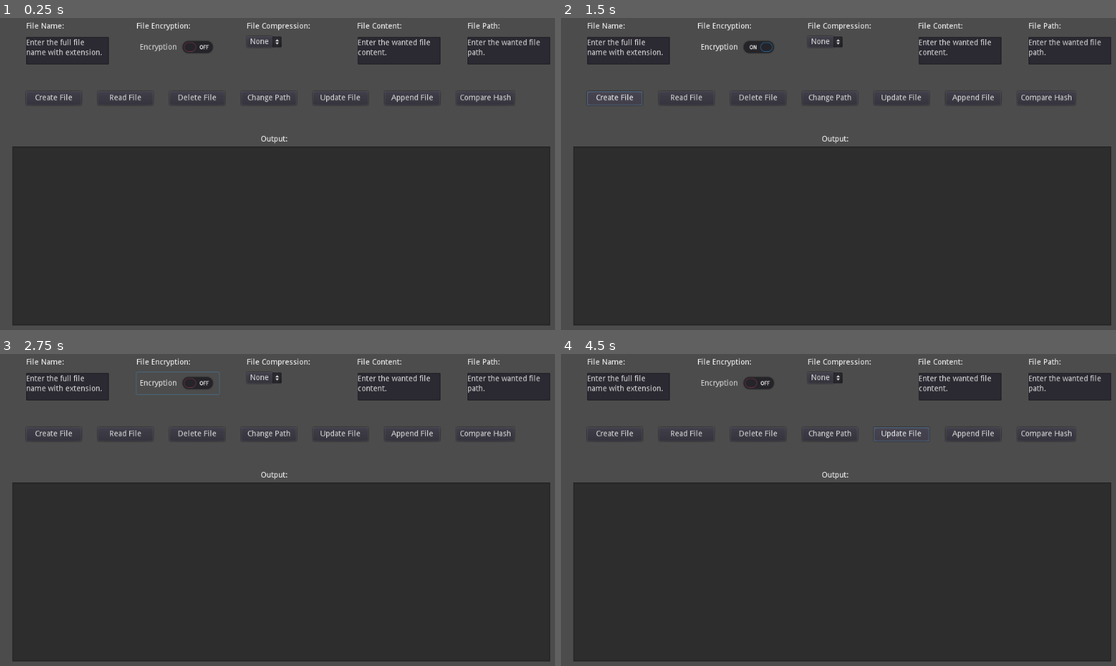
Above: before the commit, frames 1-4 (two rows, left to right).
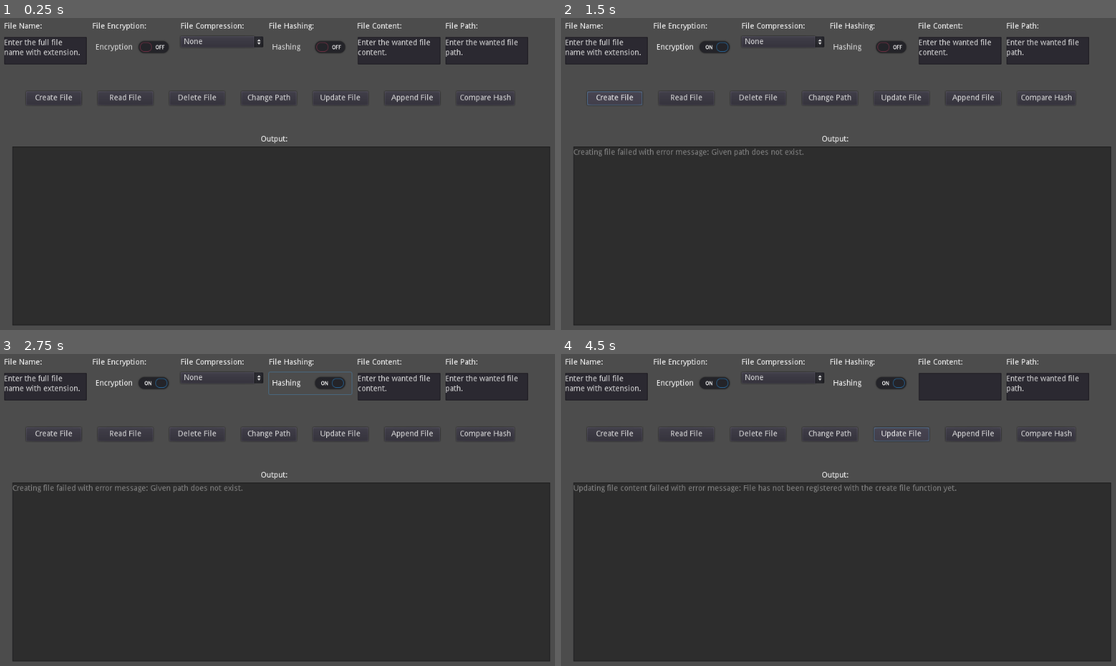
Above: after the commit, the same moments.

Repository: MathewHDYT/Godot-Data-Manager
Game: Godot game, scene res://Scenes/Main.tscn
The game is run twice, just before and just after one commit, with the same random seed, the same clock (stepped at 60 frames per second) and the same inputs.
Inputs:
- Up to frame 1 (0.25 s): no input
- Up to frame 2 (1.5 s): click "Encryption" at 0.5 s; click "Create File" at 1.25 s
- Up to frame 3 (2.75 s): click "Encryption" (after the commit: "Hashing") at 2 s
- Up to frame 4 (4.5 s): click "Read File" at 2.75 s; click "Change Path" at 3.5 s; click "Update File" at 4.25 s

The runs differ from the first frame. In frame 1, 3.0% of the frame differs, in the area x 0-100%, y 1-15%; in frame 2, 3.3%; in frame 3, 3.5%; in frame 4, 3.7%, in the area x 0-100%, y 1-45%.
Error before the commit: Invalid set index 'text' (on base: 'TextEdit') with value of type 'Array'. (res://Scripts/MethodCall.gd:31)

Commit message:
Adding toggle to hash the file and fixed issues with file hashing

Diff:
--- a/Scenes/Main.tscn
+++ b/Scenes/Main.tscn
@@ -10,9 +10,9 @@
 [node name="FileNameInput" type="Node" parent="Input"]
 
 [node name="RichTextLabel" type="RichTextLabel" parent="Input/FileNameInput"]
-margin_left = 50.0
-margin_top = 25.0
-margin_right = 200.0
+margin_left = 10.0
+margin_top = 25.0
+margin_right = 160.0
 margin_bottom = 38.7401
 text = "File Name:"
 scroll_active = false
@@ -21,9 +21,9 @@
 }
 
 [node name="TextEdit" type="TextEdit" parent="Input/FileNameInput"]
-margin_left = 50.0
+margin_left = 10.0
 margin_top = 50.7937
-margin_right = 200.0
+margin_right = 160.0
 margin_bottom = 100.794
 text = "Enter the full file name with extension."
 wrap_enabled = true
@@ -34,9 +34,9 @@
 [node name="EncryptionInput" type="Node" parent="Input"]
 
 [node name="RichTextLabel" type="RichTextLabel" parent="Input/EncryptionInput"]
-margin_left = 250.0
-margin_top = 25.0
-margin_right = 400.0
+margin_left = 170.0
+margin_top = 25.0
+margin_right = 320.0
 margin_bottom = 38.7401
 text = "File Encryption:"
 scroll_active = false
@@ -45,9 +45,9 @@
 }
 
 [node name="CheckButton" type="CheckButton" parent="Input/EncryptionInput"]
-margin_left = 250.0
+margin_left = 170.0
 margin_top = 50.0
-margin_right = 400.0
+margin_right = 320.0
 margin_bottom = 90.0
 text = "Encryption"
 __meta__ = {
@@ -57,9 +57,9 @@
 [node name="CompressionModeInput" type="Node" parent="Input"]
 
 [node name="RichTextLabel" type="RichTextLabel" parent="Input/CompressionModeInput"]
-margin_left = 450.0
-margin_top = 25.0
-margin_right = 600.0
+margin_left = 330.0
+margin_top = 25.0
+margin_right = 480.0
 margin_bottom = 38.7401
 text = "File Compression:"
 scroll_active = false
@@ -68,9 +68,34 @@
 }
 
 [node name="OptionButton" type="OptionButton" parent="Input/CompressionModeInput"]
-margin_left = 450.0
+margin_left = 330.0
 margin_top = 50.0
+margin_right = 480.0
+margin_bottom = 70.0
 text = "Compression Mode"
+__meta__ = {
+"_edit_use_anchors_": false
+}
+
+[node name="HashingInput" type="Node" parent="Input"]
+
+[node name="RichTextLabel" type="RichTextLabel" parent="Input/HashingInput"]
+margin_left = 490.0
+margin_top = 25.0
+margin_right = 640.0
+margin_bottom = 38.7401
+text = "File Hashing:"
+scroll_active = false
+__meta__ = {
+"_edit_use_anchors_": false
+}
+
+[node name="CheckButton" type="CheckButton" parent="Input/HashingInput"]
+margin_left = 490.0
+margin_top = 50.0
+margin_right = 640.0
+margin_bottom = 90.0
+text = "Hashing"
 __meta__ = {
 "_edit_use_anchors_": false
 }
@@ -102,9 +127,9 @@
 [node name="FilePathInput" type="Node" parent="Input"]
 
 [node name="RichTextLabel" type="RichTextLabel" parent="Input/FilePathInput"]
-margin_left = 850.0
-margin_top = 25.0
-margin_right = 1000.0
+margin_left = 810.0
+margin_top = 25.0
+margin_right = 960.0
 margin_bottom = 38.7401
 text = "File Path:"
 scroll_active = false
@@ -113,9 +138,9 @@
 }
 
 [node name="TextEdit" type="TextEdit" parent="Input/FilePathInput"]
-margin_left = 850.0
+margin_left = 810.0
 margin_top = 50.7937
-margin_right = 1000.0
+margin_right = 960.0
 margin_bottom = 100.794
 text = "Enter the wanted file path."
 wrap_enabled = true
@@ -216,7 +241,6 @@
 __meta__ = {
 "_edit_use_anchors_": false
 }
-
 [connection signal="pressed" from="Buttons/CreateFile" to="." method="_on_CreateFile_pressed"]
 [connection signal="pressed" from="Buttons/ReadFile" to="." method="_on_ReadFile_pressed"]
 [connection signal="pressed" from="Buttons/DeleteFile" to="." method="_on_DeleteFile_pressed"]
--- a/Scripts/DataManager.gd
+++ b/Scripts/DataManager.gd
@@ -20,10 +20,9 @@
         err = ERR_FILE_BAD_PATH
         return err
     var file_hash := ""
-    # Add data of the newly created file to the dictionary.
-    var file_data := FileData.new(file_path, file_hash, encryption, compression);
-    _add_to_dictionary(file_name, file_data)
-    err = _check_file(file_path)
+    # Add data of the newly created file to a file data instance.
+    var file_data := FileData.new(file_path, file_hash, encryption, compression)
+    err = _check_file(file_path)[1]
     if (err != OK):
         return err
     if (encryption && compression >= 0):
@@ -33,6 +32,8 @@
     # Check if the file should be hashed.
     if (hashing):
         file_data.set_file_hash(_get_file_hash(file_path))
+    # Add file data instance to the dictionary, after the hash has been updated if needed.
+    _add_to_dictionary(file_name, file_data)
     return err
 
 # Returns the text from the given file. Returns an empty string,
@@ -49,7 +50,7 @@
         return [content, err]
     # Check if hashing is enabled and we therefore saved the latest hash in file_data.
     # Check if the hash is still the same or if it was changed.
-    if (file_data.get_file_hash() != "" && !compare_hash(file_name)):
+    if (file_data.get_file_hash() != "" && !compare_hash(file_name)[0]):
         # If it was don't read our given content from the file.
         err = ERR_FILE_CORRUPT
         return [content, err]
@@ -93,7 +94,7 @@
     var name = file_data.get_file_path().split("/")[-1]
     var file_path = directory_path + name
     # Check if the file exists already at the given path.
-    err = _check_file(file_path)
+    err = _check_file(file_path)[1]
     if (err != OK):
         return err
     # Move the file to its new location and adjust the file_path to the new value.
@@ -158,27 +159,26 @@
 
 # Deletes the given file and unregisters it.
 # file_name (String): Name of the given file that should be deleted.
-func delete_file(file_name : String) -> Array:
-    var err := OK
-    var success := false
-    var result := _get_file_data(file_name)
-    var file_data = result[0]
-    err = result[1]
-    if (err != OK):
-        return [success, err]
-    err = _check_file(file_data.get_file_path(), true)
-    if (err != OK):
-        return [success, err]
+func delete_file(file_name : String) -> int:
+    var err := OK
+    var result := _get_file_data(file_name)
+    var file_data = result[0]
+    err = result[1]
+    if (err != OK):
+        return err
+    err = _check_file(file_data.get_file_path(), true)[1]
+    if (err != OK):
+        return err
     var dir := Directory.new()
     err = dir.remove(file_data.get_file_path())
     if (err != OK):
-        return [success, err]
+        return err
     err = dir.remove(FILEDATA_DICTIONARY + file_name + FILEDATA_FILE)
     if (err != OK):
-        return [success, err]
-    success = _remove_from_dictionary(file_name)
+        return err
+    err = _remove_from_dictionary(file_name)
     _update_file_names()
-    return [success, err]
+    return err
 
 #-----------------------------------------------------------------------------
 # Private
@@ -240,7 +240,8 @@
 # Called when the game is started.
 func _ready() -> void:
     # Check if there has been a previous game session, with saved game files.
-    if (!_check_file(DICTIONARY_KEY_FILE, true)):
+    var file_exists = _check_file(DICTIONARY_KEY_FILE, true)[0]
+    if (not file_exists):
         # If there wasn't we need to create the file initially.
         _update_file_names()
     else:
@@ -259,7 +260,7 @@
 
 # Checks if the file at the given location exists and returns an error,
 # if the expected result is different then the actual result.
-func _check_file(file_path : String, file_exists := false) -> int:
+func _check_file(file_path : String, file_exists := false) -> Array:
     var err := OK
     var file := File.new()
     var result := file.file_exists(file_path)
@@ -269,7 +270,7 @@
             err = ERR_ALREADY_EXISTS
         else:
             err = ERR_DOES_NOT_EXIST
-    return err
+    return [result, err]
 
 # Add the given FileData to the dictionary, where the value is the FileData and the key is our file name
 func _add_to_dictionary(file_name : String, file_data : FileData) -> void:
@@ -278,11 +279,15 @@
     _update_file_names()
 
 # Removes the entry from our dictonary with the given key.
-func _remove_from_dictionary(file_name : String) -> bool:
+func _remove_from_dictionary(file_name : String) -> int:
+    var err := OK
     # Remove the data from the dictionary.
     var success := _file_dictionary.erase(file_name)
+    if (not success):
+        err = ERR_CANT_RESOLVE
+        return err
     _update_file_names()
-    return success
+    return err
 
 # Updates the save file that contains our dictionary data.
 func _update_file_names() -> void:
--- a/Scripts/MethodCall.gd
+++ b/Scripts/MethodCall.gd
@@ -2,6 +2,7 @@
 
 onready var _compression_mode := $Input/CompressionModeInput/OptionButton
 onready var _encryption := $Input/EncryptionInput/CheckButton
+onready var _hashing := $Input/HashingInput/CheckButton
 onready var _file_name := $Input/FileNameInput/TextEdit
 onready var _file_content := $Input/FileContentInput/TextEdit
 onready var _file_path := $Input/FilePathInput/TextEdit
@@ -15,47 +16,114 @@
     _compression_mode.add_item("Gzip", File.COMPRESSION_GZIP)
 
 func _on_CreateFile_pressed():
+    var message := ""
     var splits = _file_name.text.split(".")
     var file_name = splits[0]
     var file_extension = "." + splits[-1]
     var compression = _compression_mode.get_selected_id()
     var encryption = _encryption.is_pressed()
+    var hashing = _hashing.is_pressed()
     if (compression == 4):
         compression = -1
-    if (!DataManager.create_new_file(file_name, _file_content.text, _file_path.text, file_extension, encryption, false, compression)):
-        _output.text = "Creating file failed"
+    var err := DataManager.create_new_file(file_name, _file_content.text, _file_path.text, file_extension, encryption, hashing, compression)
+    if (err != OK):
+        message = "Creating file failed with error message: " + _error_to_message(err)
+    else:
+        message = "Creating file succesfull."
+    _output.text = message
 
 func _on_ReadFile_pressed():
+    var message := ""
     var splits = _file_name.text.split(".")
     var file_name = splits[0]
-    _file_content.text = DataManager.read_from_file(file_name)
+    var result := DataManager.read_from_file(file_name)
+    _file_content.text = result[0]
+    var err = result[1]
+    if (err != OK):
+        message = "Reading file failed with error message: " + _error_to_message(err)
+    else:
+        message = "Reading file succesfull."
+    _output.text = message
 
 func _on_DeleteFile_pressed():
+    var message := ""
     var splits = _file_name.text.split(".")
     var file_name = splits[0]
-    if (!DataManager.delete_file(file_name)):
-        _output.text = "Deleting file failed"
+    var err := DataManager.delete_file(file_name)
+    if (err != OK):
+        message = "Deleting file failed with error message: " + _error_to_message(err)
+    else:
+        message = "Deleting file succesfull."
+    _output.text = message
 
 func _on_ChangeFilePath_pressed():
+    var message := ""
     var splits = _file_name.text.split(".")
     var file_name = splits[0]
-    if (!DataManager.change_file_path(file_name, _file_path.text)):
-        _output.text = "Changin file path failed"
+    var err := DataManager.change_file_path(file_name, _file_path.text)
+    if (err != OK):
+        message = "Moving file failed with error message: " + _error_to_message(err)
+    else:
+        message = "Moving file succesfull."
+    _output.text = message
 
 func _on_UpdateFile_pressed():
+    var message := ""
     var splits = _file_name.text.split(".")
     var file_name = splits[0]
-    if (!DataManager.update_file_content(file_name, _file_content.text)):
-        _output.text = "Updating file content failed"
+    var err := DataManager.update_file_content(file_name, _file_content.text)
+    if (err != OK):
+        message = "Updating file content failed with error message: " + _error_to_message(err)
+    else:
+        message = "Updating file content succesfull."
+    _output.text = message
 
 func _on_AppendFile_pressed():
+    var message := ""
     var splits = _file_name.text.split(".")
     var file_name = splits[0]
-    if (!DataManager.append_file_content(file_name, _file_content.text)):
-        _output.text = "Appending file content failed"
+    var err := DataManager.append_file_content(file_name, _file_content.text)
+    if (err != OK):
+        message = "Appending file content failed with error message: " +_error_to_message(err)
+    else:
+        message = "Appending file content succesfull."
+    _output.text = message
 
 func _on_CompareHash_pressed():
+    var message := ""
     var splits = _file_name.text.split(".")
     var file_name = splits[0]
-    if (!DataManager.compare_hash(file_name)):
-        _output.text = "Hash is different than expected or hashing is not enabled"
+    var result := DataManager.compare_hash(file_name)
+    var same_hash = result[0]
+    var err = result[1]
+    if (err != OK):
+        message = "Comparing file hash failed with error message: " +_error_to_message(err)
+    else:
+        if (same_hash):
+            message = "Hash is as expected, file has not been changed outside of the environment."
+        else:
+            message = "Hash is different than expected, accessing might not be save anymore."
+    _output.text = message
+
+func _error_to_message(err : int) -> String:
+    var message := ""
+    match(err):
+        ERR_FILE_BAD_PATH:
+            message = "Given path does not exist."
+        ERR_INVALID_PARAMETER:
+            message = "Can not both encrypt and compress a file."
+        ERR_FILE_CORRUPT:
+            message = "File has been changed outside of the environment, accessing might not be save anymore."
+        ERR_FILE_MISSING_DEPENDENCIES:
+            message = "Tried to compare hash, but hasing has not been enabled for the given file."
+        ERR_FILE_UNRECOGNIZED:
+            message = "File has not been registered with the create file function yet."
+        ERR_ALREADY_EXISTS:
+            message = "A file already exists at the same path, choose a different name or directory."
+        ERR_DOES_NOT_EXIST:
+            message = "There is no file with the given name in the given directory, ensure it wasn't moved or deleted."
+        ERR_CANT_RESOLVE:
+            message = "Could not delete file as the entry does not exists in the dictionary anymore."
+        _:
+            message = "Opening file failed."
+    return message
--- a/project.godot
+++ b/project.godot
@@ -7,6 +7,11 @@
 ;   param=value ; assign values to parameters
 
 config_version=4
+
+_global_script_classes=[  ]
+_global_script_class_icons={
+
+}
 
 [application]
 
